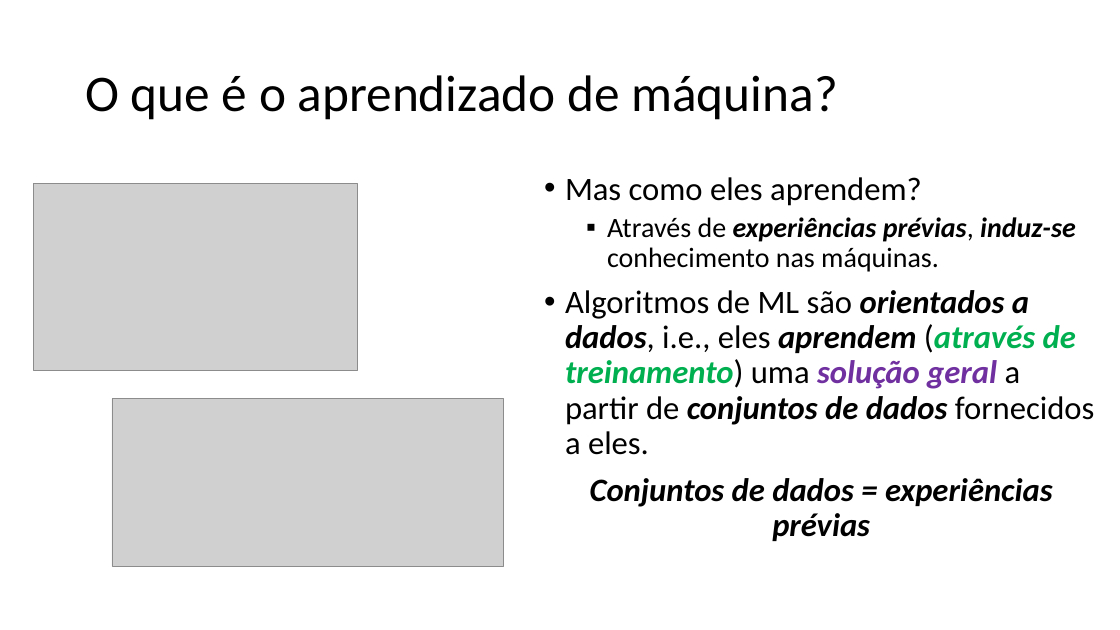
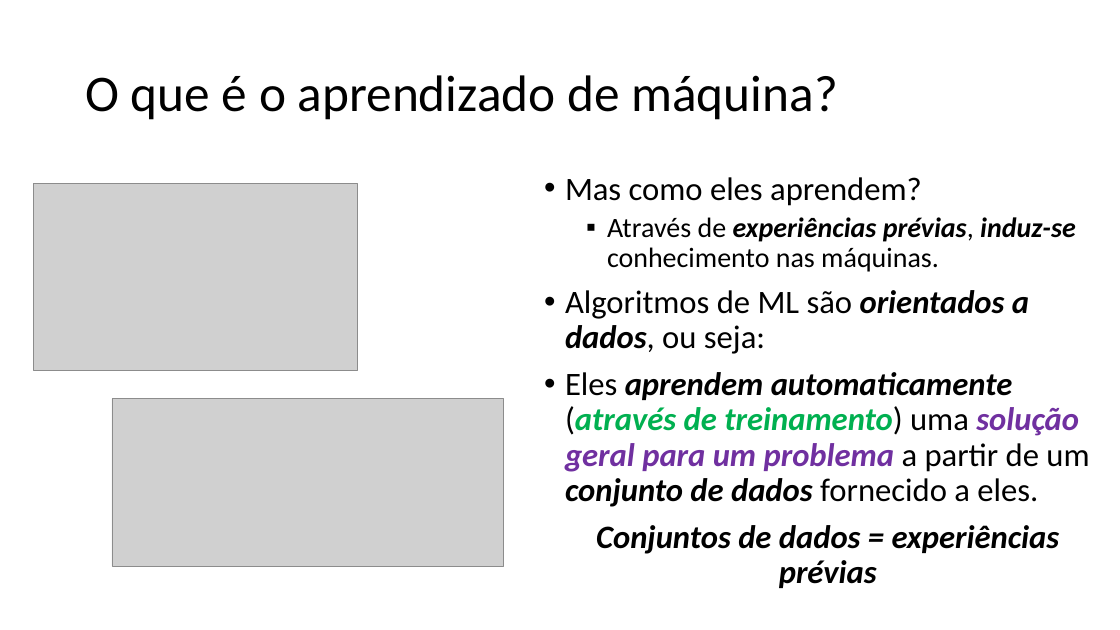
Before and after one commit to zz4fap/t319_aprendizado_de_maquina, a slide deck: slide 20 of slides/T319_Introdução.pptx (slide 19 before the commit). Drawn at 1120x630 pixels with LibreOffice and Linux fonts; fonts in the diff are those of the drawing; grey boxes stand for pictures. Boxes give left, top, right and bottom in pixels: in the first picture for what was removed or moved away, otherwise in the second. Text is boxed around its words. In the diff, an @@ line names an element or a change of style, - is before the commit and + after.

```diff
--- a/slides/T319_Introdução.pptx
+++ b/slides/T319_Introdução.pptx
@@ text at [565, 290, 1089, 507]: text changed @@
-• Algoritmos de ML são orientados a dados, i.e., eles aprendem (através de treinamento) uma solução geral a partir de conjuntos de dados fornecidos a eles.
+• Algoritmos de ML são orientados a dados, ou seja:
+• Eles aprendem automaticamente (através de treinamento) uma solução geral para um problema a partir de um conjunto de dados fornecido a eles.
```
Also in this commit, not shown: 21 other slides changed, 3 slides added, 5 slides removed, 1 other file.
